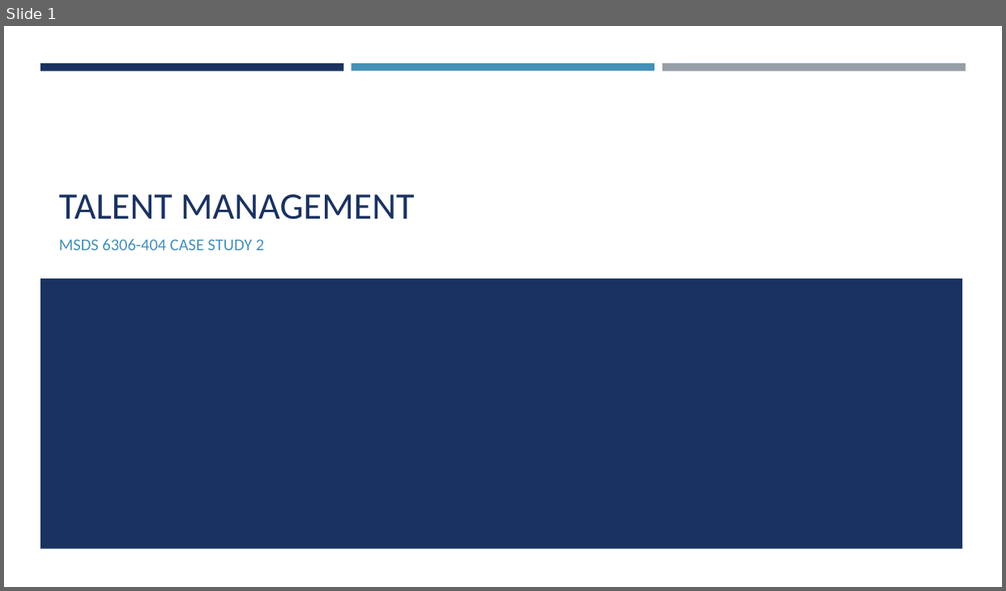
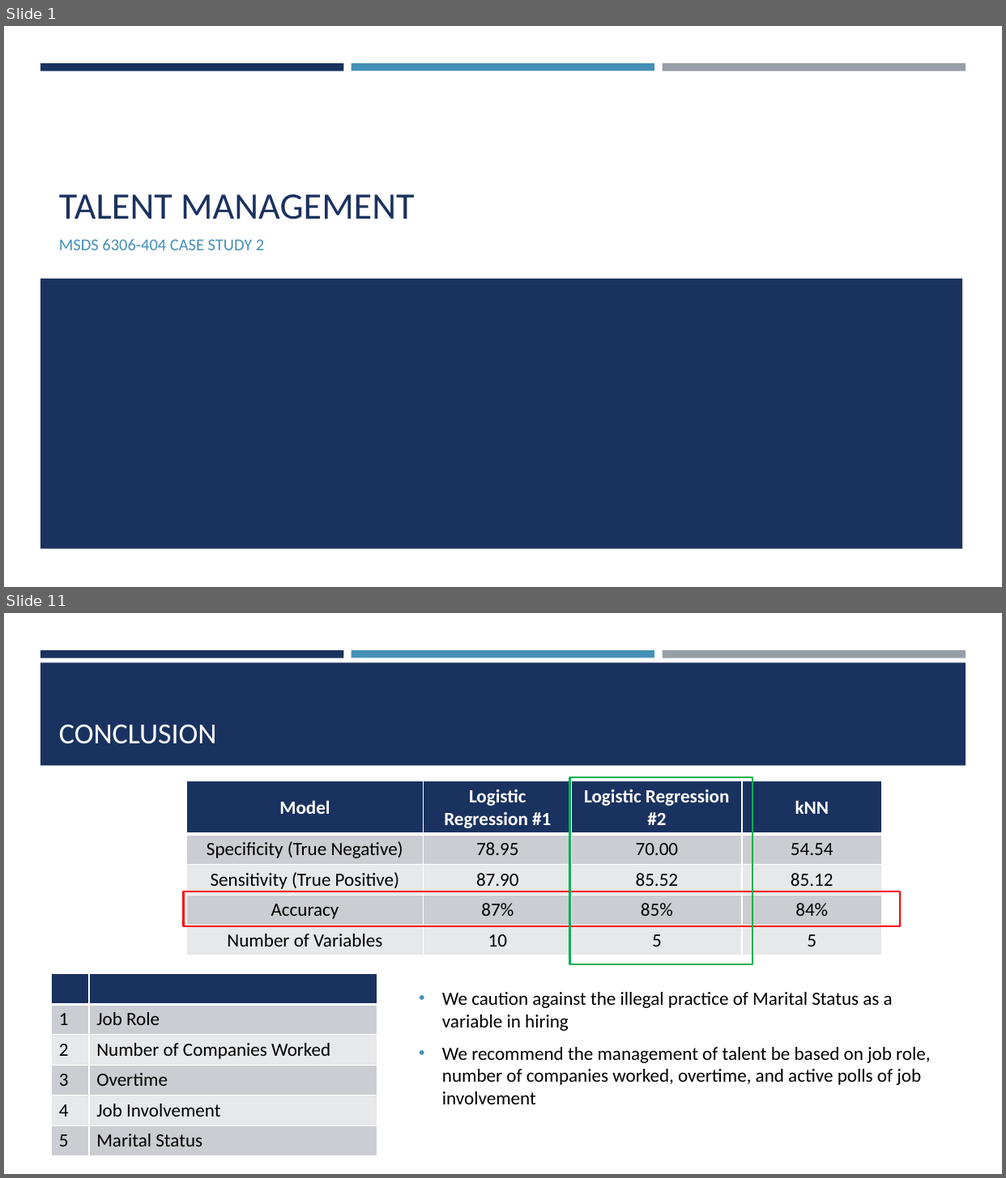
Before and after one commit to SamOnalaja/MSDS6306-404_CS2, a slide deck: pres/MLTran_CaseStudy_2_Presentation.pptx. Shown one above the other, each under a label of ours: slide 1 before the commit, slides 1 and 11 after it; the slides between them are not shown. The pictures are 1006x591 and 1006x1178 pixels, drawn with LibreOffice and Linux fonts; fonts in the diff are those of the drawing. Boxes give left, top, right and bottom in pixels: in the first picture for what was removed or moved away, otherwise in the second. Text is boxed around its words. In the diff, an @@ line names an element or a change of style, - is before the commit and + after.

```diff
--- a/pres/MLTran_CaseStudy_2_Presentation.pptx
+++ b/pres/MLTran_CaseStudy_2_Presentation.pptx
@@ slide 11 added at (x1=4, y1=613, x2=1002, y2=1174), background #FFFFFF; not listed: 3 template elements that a slide beside it also shows @@
@@ rectangle added at (x1=40, y1=662, x2=966, y2=766), fill #1A3260 @@
@@ title added at (x1=59, y1=724, x2=217, y2=744), 28 pt, text #FFFFFF @@
+CONCLUSION
@@ table added at (x1=187, y1=781, x2=882, y2=955), 5 rows, 4 columns @@
+Model | Logistic Regression #1 | Logistic Regression #2 | kNN
+Specificity (True Negative) | 78.95 | 70.00 | 54.54
+Sensitivity (True Positive) | 87.90 | 85.52 | 85.12
+Accuracy | 87% | 85% | 84%
+Number of Variables | 10 | 5 | 5
@@ rectangle added at (x1=570, y1=777, x2=752, y2=964), outline #00B050 1.75 pt @@
@@ rectangle added at (x1=184, y1=892, x2=900, y2=927), outline #FF0000 1.75 pt @@
@@ table added at (x1=52, y1=974, x2=377, y2=1157), 6 rows, 2 columns @@
+ | 
+1 | Job Role
+2 | Number of Companies Worked
+3 | Overtime
+4 | Job Involvement
+5 | Marital Status
@@ text added at (x1=442, y1=992, x2=930, y2=1105), 18 pt, text #000000 @@
+• We caution against the illegal practice of Marital Status as a variable in hiring
+• We recommend the management of talent be based on job role, number of companies worked, overtime, and active polls of job involvement
```
Also in this commit, not shown: 9 slides changed, 1 other slide added, 1 slide removed, 3 other files.
